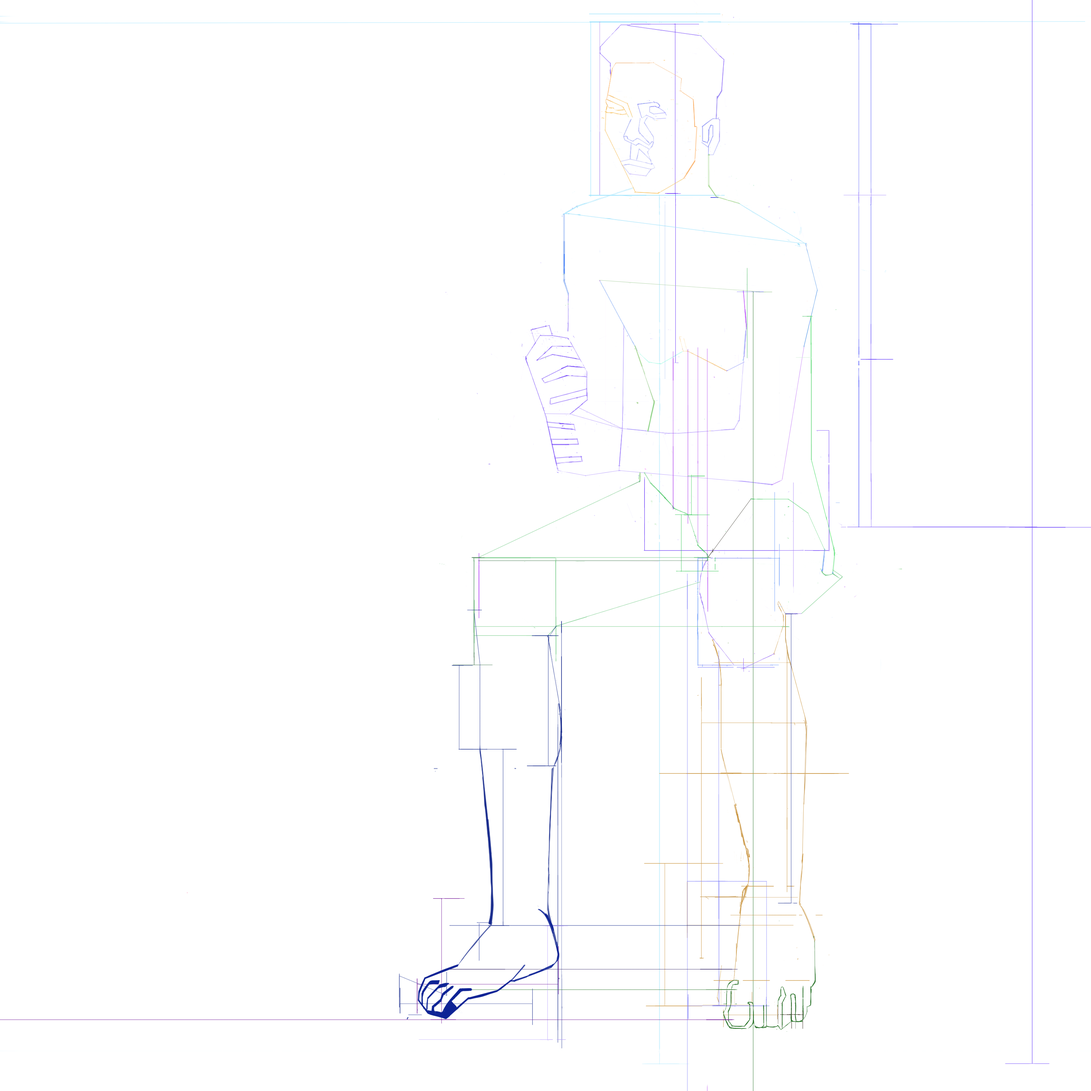
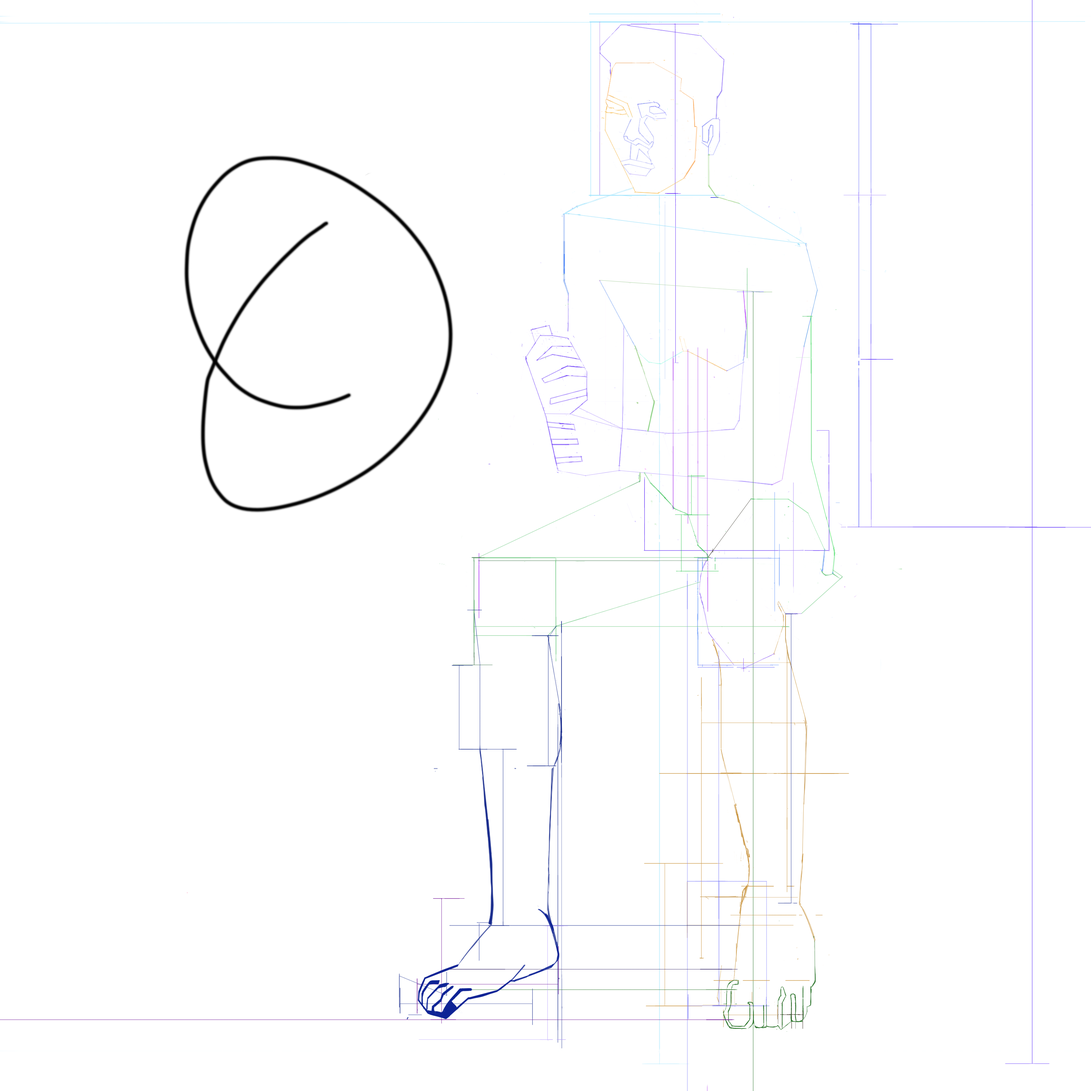
The second 1091px x 1091px image is a revision of the first. Changes to its layers:
painted on "Layer 613" over [183, 154, 455, 514]
